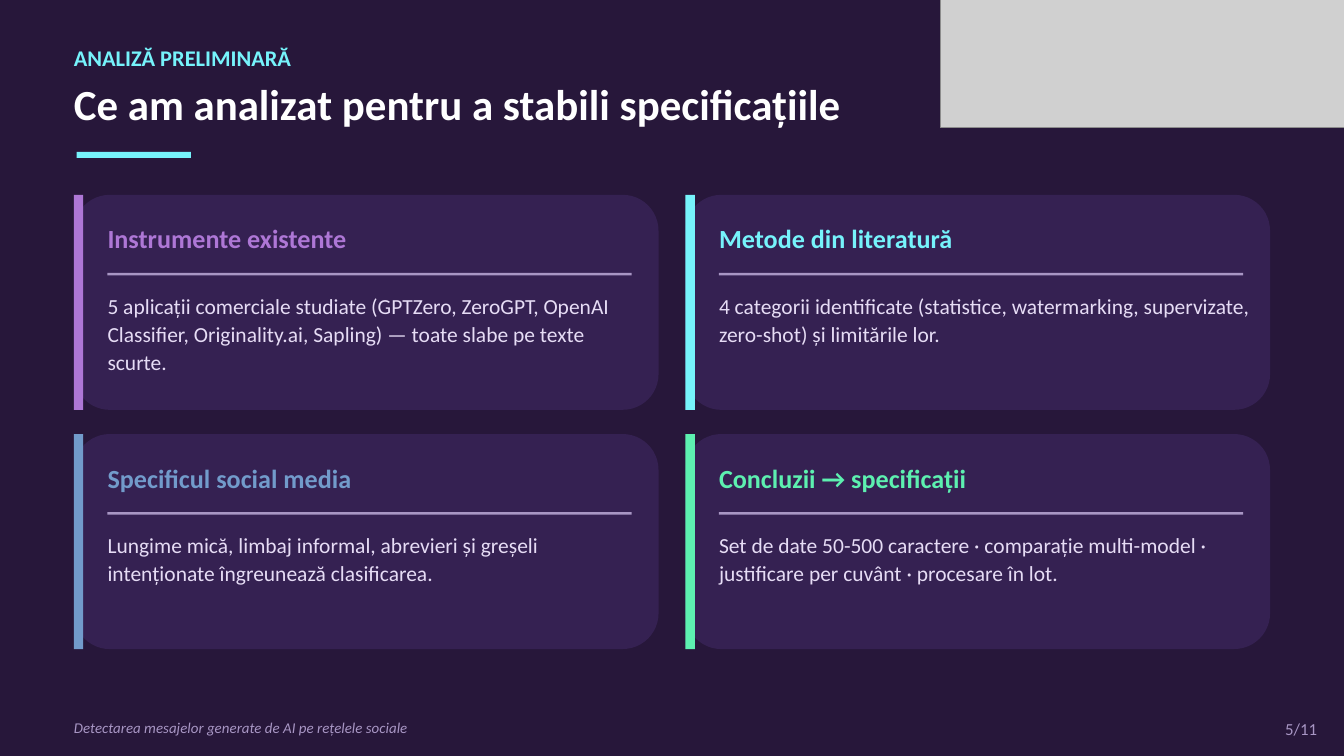
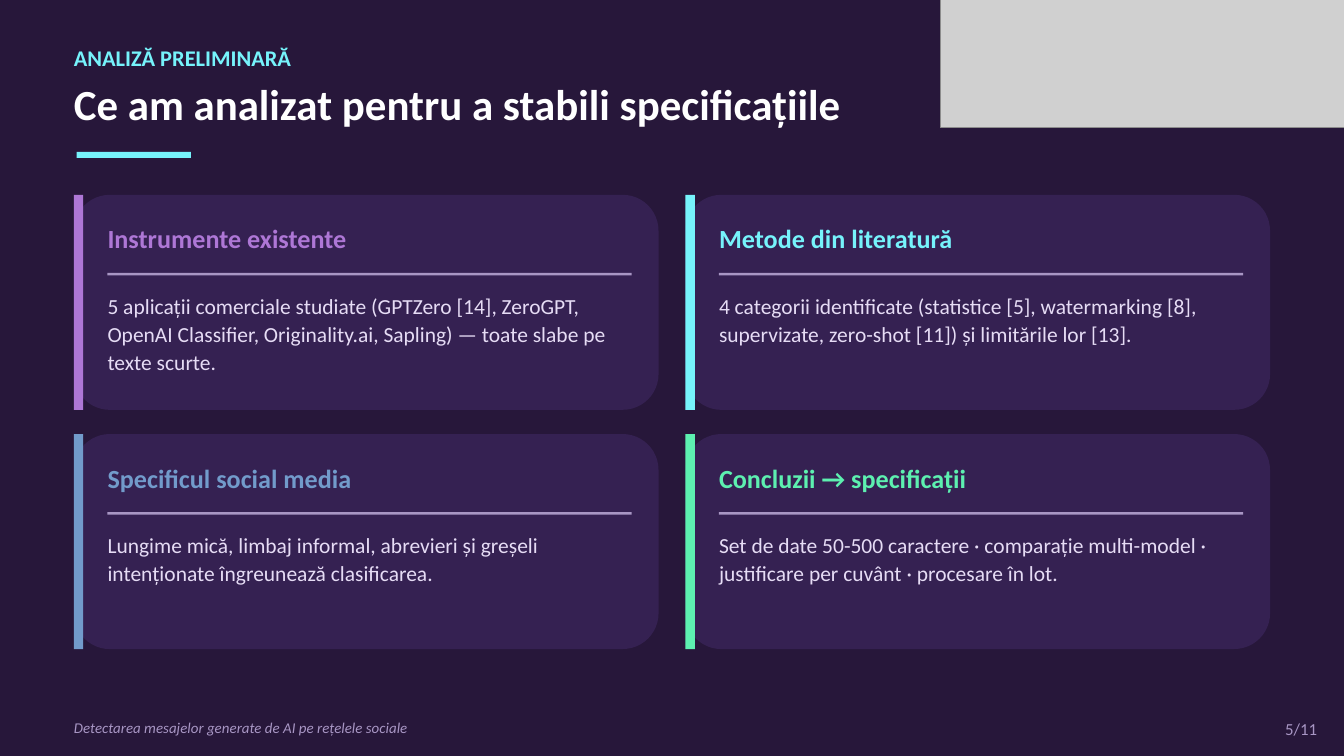
Before and after one commit to viobianca-stack/licenta, a slide deck: slide 5 of Prezentare_Licenta_Gheorghe_Bianca.pptx. Drawn at 1344x756 pixels with LibreOffice and Linux fonts; fonts in the diff are those of the drawing; grey boxes stand for pictures. Boxes give left, top, right and bottom in pixels: in the first picture for what was removed or moved away, otherwise in the second. Text is boxed around its words. In the diff, an @@ line names an element or a change of style, - is before the commit and + after.

```diff
--- a/Prezentare_Licenta_Gheorghe_Bianca.pptx
+++ b/Prezentare_Licenta_Gheorghe_Bianca.pptx
@@ text at bbox=[108, 298, 605, 370]: text changed @@
-5 aplicații comerciale studiate (GPTZero, ZeroGPT, OpenAI Classifier, Originality.ai, Sapling) — toate slabe pe texte scurte.
+5 aplicații comerciale studiate (GPTZero [14], ZeroGPT, OpenAI Classifier, Originality.ai, Sapling) — toate slabe pe texte scurte.
@@ text at bbox=[719, 298, 1196, 346]: text changed @@
-4 categorii identificate (statistice, watermarking, supervizate, zero-shot) și limitările lor.
+4 categorii identificate (statistice [5], watermarking [8], supervizate, zero-shot [11]) și limitările lor [13].
```
Also in this commit, not shown: 4 other slides changed, 1 other file.
